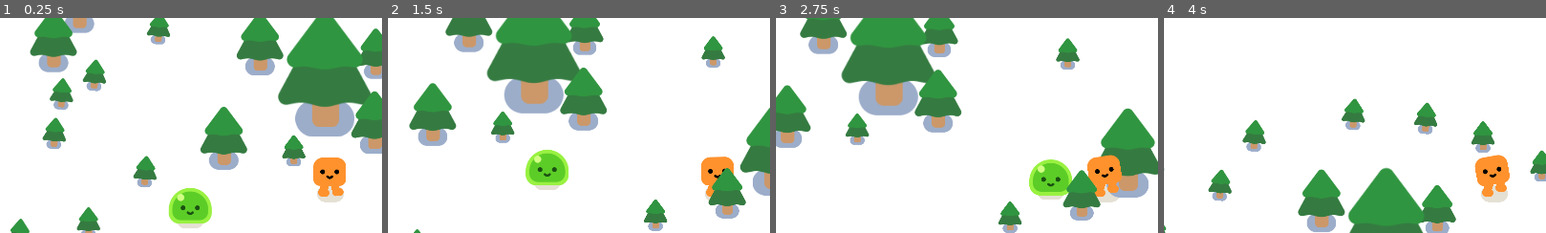
Above: before the commit, frames 1-4 (left to right).
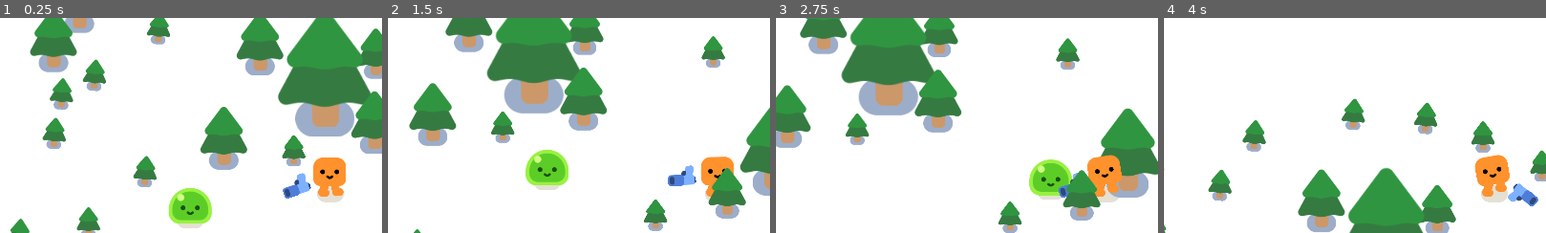
Above: after the commit, the same moments.

Repository: YvanDesPatates/2d-tuto-vampire-survivor-like
Game: Godot game, scene res://game.tscn
The game is run twice, just before and just after one commit, with the same random seed, the same clock (stepped at 60 frames per second) and the same inputs.
Inputs:
- Up to frame 1 (0.25 s): no input
- Up to frame 2 (1.5 s): hold D (move_right) 0.53-1.28 s; hold S (move_down) from 1.28 s (still down)
- Up to frame 3 (2.75 s): release S (move_down) at 2.03 s; hold D (move_right) from 2.03 s (still down)
- Up to frame 4 (4 s): release D (move_right) at 2.78 s; hold W (move_up) 2.78-3.53 s; hold A (move_left) from 3.53 s (still down)
The pictures show only the part of the screen within x 7-57%, y 9-59%; the shares and areas given below are measured in that part.

The runs differ from the first frame. In frame 1, 0.5% of the frame differs, in the area x 74-82%, y 72-84%; in frame 2, 0.5%, in the area x 73-81%, y 68-79%; in frame 3, 0.2%; in frame 4, 0.5%.

Commit message:
new gun that turn arround player aiming for nearest slime

Diff:
--- a/enemy.gd
+++ b/enemy.gd
@@ -1,6 +1,6 @@
 extends CharacterBody2D
 
-@onready var player: CharacterBody2D = %Player
+@onready var player: Node2D = %Player
 var speed: int = 300
 
 func _physics_process(delta: float) -> void:
--- a/enemy.tscn
+++ b/enemy.tscn
@@ -7,6 +7,7 @@
 radius = 52.03845
 
 [node name="enemy" type="CharacterBody2D" unique_id=1174927618]
+collision_layer = 2
 script = ExtResource("1_4gyqm")
 
 [node name="Slime" parent="." unique_id=2008890567 instance=ExtResource("1_7k104")]
--- /dev/null
+++ b/gun.gd
@@ -0,0 +1,7 @@
+extends Area2D
+
+func _physics_process(delta: float) -> void:
+	var enemies_in_a_range: Array[Node2D] = get_overlapping_bodies()
+	if enemies_in_a_range.size() > 0:
+		var target_ennemy = enemies_in_a_range[0]
+		look_at(target_ennemy.global_position)
--- /dev/null
+++ b/gun.tscn
@@ -0,0 +1,24 @@
+[gd_scene format=3 uid="uid://du5i8r7jdycua"]
+
+[ext_resource type="Script" uid="uid://bpyfw0mh6bsnv" path="res://gun.gd" id="1_dk5gl"]
+[ext_resource type="Texture2D" uid="uid://coon1w77o334i" path="res://pistol/pistol.png" id="1_vk1bi"]
+
+[sub_resource type="CircleShape2D" id="CircleShape2D_dk5gl"]
+radius = 530.0085
+
+[node name="Gun" type="Area2D" unique_id=979892878]
+collision_layer = 0
+collision_mask = 2
+script = ExtResource("1_dk5gl")
+
+[node name="CollisionShape2D" type="CollisionShape2D" parent="." unique_id=121800634]
+shape = SubResource("CircleShape2D_dk5gl")
+
+[node name="GunPivot" type="Marker2D" parent="." unique_id=1919029781]
+
+[node name="Pistol" type="Sprite2D" parent="GunPivot" unique_id=254415690]
+position = Vector2(92, 0)
+texture = ExtResource("1_vk1bi")
+
+[node name="bulletSpawn" type="Marker2D" parent="GunPivot/Pistol" unique_id=1898726108]
+position = Vector2(25, -10)
--- a/player.tscn
+++ b/player.tscn
@@ -2,6 +2,7 @@
 
 [ext_resource type="PackedScene" uid="uid://pbmyh1qru7p" path="res://characters/happy_boo/happy_boo.tscn" id="1_4flbx"]
 [ext_resource type="Script" uid="uid://yh2ao5or56lq" path="res://player.gd" id="1_onrkg"]
+[ext_resource type="PackedScene" uid="uid://du5i8r7jdycua" path="res://gun.tscn" id="3_i3pqv"]
 
 [sub_resource type="CircleShape2D" id="CircleShape2D_onrkg"]
 radius = 30.149628
@@ -16,3 +17,6 @@
 shape = SubResource("CircleShape2D_onrkg")
 
 [node name="Camera2D" type="Camera2D" parent="." unique_id=1069169954]
+
+[node name="Gun" parent="." unique_id=979892878 instance=ExtResource("3_i3pqv")]
+position = Vector2(0, -49)
Not shown, added: gun.gd.uid
